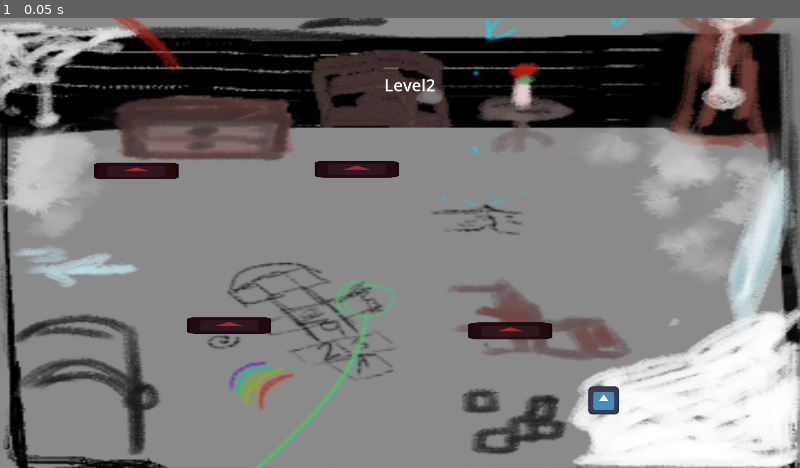
Above: before the commit, frame 1.
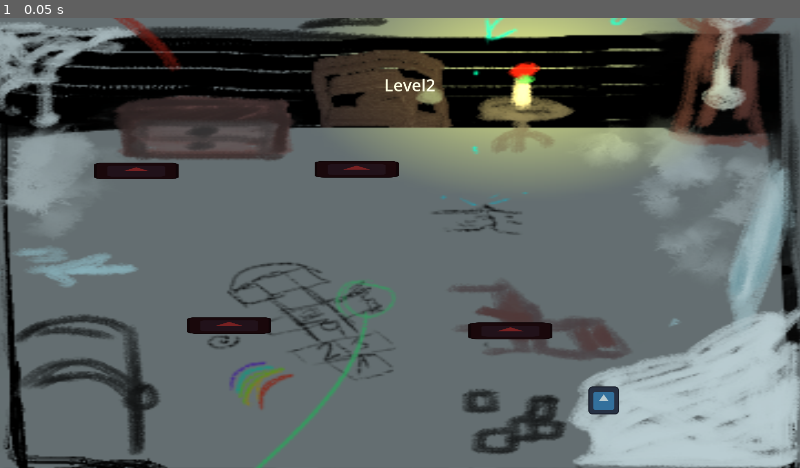
Above: after the commit, the same moment.

Repository: LitaDev-nsfw/gmtk25
Game: Godot game, scene res://scenes/level_2.tscn
Same seed, same stepped clock (60 frames per second), same inputs: the game is played once before the commit and once after it. This scene is started directly instead of the project's main scene. The engine's default icon, where the game draws it, is replaced by a stand-in: a white triangle on a blue panel in a dark square.
Inputs:
- Up to frame 1 (0.05 s): no input

The runs differ from the first frame. In frame 1, 72% of the frame differs, in the area x 0-100%, y 0-100%.

Commit message:
added temp lights

Diff:
--- a/gmtk25/scenes/interactable.tscn
+++ b/gmtk25/scenes/interactable.tscn
@@ -11,6 +11,7 @@
 scene_to_load = ExtResource("2_t8qc4")
 
 [node name="Background" type="Sprite2D" parent="."]
+visible = false
 modulate = Color(0, 0, 0, 1)
 position = Vector2(165.5, 308.5)
 scale = Vector2(4.64826, 2.74375)
--- a/gmtk25/scenes/level_2.tscn
+++ b/gmtk25/scenes/level_2.tscn
@@ -14,11 +14,19 @@
 [sub_resource type="RectangleShape2D" id="RectangleShape2D_y0kc7"]
 size = Vector2(82.9847, 20)
 
+[sub_resource type="Gradient" id="Gradient_y0kc7"]
+offsets = PackedFloat32Array(0, 0.455674)
+colors = PackedColorArray(1, 1, 1, 1, 0, 0, 0, 1)
+
+[sub_resource type="GradientTexture2D" id="GradientTexture2D_ne2mo"]
+gradient = SubResource("Gradient_y0kc7")
+fill = 1
+fill_from = Vector2(0.5, 0.5)
+
 [node name="Level2" type="Node2D"]
 position = Vector2(2, 10)
 script = ExtResource("1_pbc48")
 level_music_layer_1 = ExtResource("2_b4j7a")
-level_music_layer_2 = null
 
 [node name="Sprite2D" type="Sprite2D" parent="."]
 position = Vector2(961, 544)
@@ -77,4 +85,15 @@
 scale = Vector2(19.9547, 7.19743)
 shape = SubResource("RectangleShape2D_y0kc7")
 
+[node name="PointLight2D" type="PointLight2D" parent="."]
+position = Vector2(1255, 116)
+scale = Vector2(27.7909, 15.3432)
+color = Color(1, 1, 0.176471, 1)
+texture = SubResource("GradientTexture2D_ne2mo")
+
+[node name="DirectionalLight2D" type="DirectionalLight2D" parent="."]
+color = Color(0.623988, 0.454981, 0.413849, 1)
+energy = 0.44
+blend_mode = 1
+
 [connection signal="change_level" from="Interactable" to="." method="_change_level"]
--- /dev/null
+++ b/gmtk25/scenes/placed_plank.tscn
@@ -0,0 +1,20 @@
+[gd_scene load_steps=4 format=3 uid="uid://3aurnou1esgf"]
+
+[ext_resource type="Texture2D" uid="uid://cwsajgkrdv3im" path="res://assets/visuals/square.png" id="1_81qes"]
+[ext_resource type="Script" uid="uid://c2n3ttndrlp0q" path="res://scripts/placed_plank.gd" id="1_e88jq"]
+
+[sub_resource type="RectangleShape2D" id="RectangleShape2D_e88jq"]
+size = Vector2(93, 90)
+
+[node name="PlacedPlank" type="CharacterBody2D"]
+collision_layer = 2
+collision_mask = 0
+script = ExtResource("1_e88jq")
+
+[node name="Sprite2D" type="Sprite2D" parent="."]
+scale = Vector2(0.0832972, 0.100715)
+texture = ExtResource("1_81qes")
+
+[node name="CollisionShape2D" type="CollisionShape2D" parent="."]
+position = Vector2(-0.5, -1)
+shape = SubResource("RectangleShape2D_e88jq")
--- a/gmtk25/scenes/void.tscn
+++ b/gmtk25/scenes/void.tscn
@@ -8,6 +8,7 @@
 script = ExtResource("1_ccpoa")
 
 [node name="Area2D" type="Area2D" parent="."]
+collision_mask = 3
 
 [node name="CollisionShape2D" type="CollisionShape2D" parent="Area2D"]
 shape = SubResource("CapsuleShape2D_emvin")
--- a/gmtk25/scripts/event_system.gd
+++ b/gmtk25/scripts/event_system.gd
@@ -4,3 +4,4 @@
 signal player_picked_up_plank
 signal player_fell
 signal remove_player_planks
+signal place_plank
--- a/gmtk25/scripts/game.gd
+++ b/gmtk25/scripts/game.gd
@@ -108,30 +108,33 @@
 			transition(next_level, current_level)
 
 func transition(next_level : Node, current_level : Node) -> void:
-	loop_sound.play()
-	transition_songs(next_level, current_level)
-	var tween = create_tween().set_parallel()
-	tween.tween_property(color_rect, "modulate", Color.BLACK, 2)
-	tween.tween_property(color_rect, "scale", Vector2(5,5), 2)
-	tween.tween_property(color_rect, "position", Vector2(-1000, -1000), 1.5)
-	await tween.finished
-	player.reset_pos()
-	remove_child(current_level)
-	current_level.queue_free()
-	call_deferred("add_child", next_level)
-	await get_tree().create_timer(0.5).timeout
-	color_rect.position = Vector2(0,0)
-	tween = create_tween().set_parallel()
-	tween.tween_property(color_rect, "modulate", Color.TRANSPARENT, 1.5)
-	tween.tween_property(color_rect, "scale", Vector2(1,1), 1.5)
+	if current_level != null and next_level != null:
+		loop_sound.play()
+		transition_songs(next_level, current_level)
+		var tween = create_tween().set_parallel()
+		tween.tween_property(color_rect, "modulate", Color.BLACK, 2)
+		tween.tween_property(color_rect, "scale", Vector2(5,5), 2)
+		tween.tween_property(color_rect, "position", Vector2(-1000, -1000), 1.5)
+		await tween.finished
+		player.reset_pos()
+		if current_level != null and next_level != null:
+			remove_child(current_level)
+			current_level.queue_free()
+			call_deferred("add_child", next_level)
+			await get_tree().create_timer(0.5).timeout
+			color_rect.position = Vector2(0,0)
+			tween = create_tween().set_parallel()
+			tween.tween_property(color_rect, "modulate", Color.TRANSPARENT, 1.5)
+			tween.tween_property(color_rect, "scale", Vector2(1,1), 1.5)
 
 func transition_songs(next_level : Node, current_level : Node) -> void:
-	if next_level.name != current_level.name:
-		audio_manager.crossfade_music_to(next_level.level_music_layer_1)
-		audio_manager.fade_layer_in(next_level.level_music_layer_2)
-	else :
-		audio_manager.crossfade_music_to(current_level.level_music_layer_1)
-		audio_manager.fade_layer_in(current_level.level_music_layer_2)
+	if current_level != null and next_level != null:
+		if next_level.name != current_level.name:
+			audio_manager.crossfade_music_to(next_level.level_music_layer_1)
+			audio_manager.fade_layer_in(next_level.level_music_layer_2)
+		else :
+			audio_manager.crossfade_music_to(current_level.level_music_layer_1)
+			audio_manager.fade_layer_in(current_level.level_music_layer_2)
 
 func show_player_label():
 	player.show_label()
--- a/gmtk25/scripts/level.gd
+++ b/gmtk25/scripts/level.gd
@@ -7,8 +7,9 @@
 @onready var label : Label = $Label
 @export var level_music_layer_1 : AudioStream = preload("res://assets/audio/music/Loop 1.wav")
 @export var level_music_layer_2 : AudioStream = preload("res://assets/audio/music/Loop 2.wav")
-
+var plank_scene : PackedScene = preload("res://scenes/placed_plank.tscn")
 func _ready() -> void:
+	EventSystem.connect("place_plank", place_plank)
 	if label: # set the level name for debugging
 		label.text = name
 		label.position = Vector2(920.0, 123)
@@ -24,3 +25,10 @@
 # called by each levels puzzle
 func _repeat_level() -> void:
 	repeat_level.emit() # will be recieved by game.gd
+
+func place_plank(player_pos : Vector2, direction : Vector2 ) -> void:
+	var plank = plank_scene.instantiate()
+	plank.position = player_pos
+	add_child(plank)
+	var tween = create_tween()
+	tween.tween_property(plank, "position", plank.position + (direction/3), 1)
--- /dev/null
+++ b/gmtk25/scripts/placed_plank.gd
@@ -0,0 +1,2 @@
+extends CharacterBody2D
+class_name PlacedPlank
--- a/gmtk25/scripts/player.gd
+++ b/gmtk25/scripts/player.gd
@@ -5,6 +5,7 @@
 @onready var plank: Sprite2D = $Plank
 @onready var plank_label: Label = $PlankLabel
 var plank_count : int = 0
+var last_direction: Vector2 = Vector2.ZERO
 
 func _ready() -> void:
 	EventSystem.connect("player_picked_up_plank", pick_up_plank)
@@ -34,6 +35,9 @@
 	if Globals.player_can_move:
 		move_and_slide()
 
+	if velocity != Vector2(0,0):
+		last_direction = velocity
+
 # do some animation?
 func _on_area_2d_area_entered(area: Area2D) -> void:
 	pass
@@ -43,6 +47,7 @@
 	tween.tween_property(self, "position", Vector2(150, 150), 0.5)
 
 func show_label() -> void:
+	Globals.player_can_move = true
 	label.text = ""
 	label.show()
 	var tween = create_tween()
@@ -60,11 +65,13 @@
 	plank_label.text = str(plank_count)
 
 func place_plank():
-	plank_count -= 1
-	plank_label.text = str(plank_count)
-	if plank_count == 0:
-		plank.hide()
-		plank_label.hide()
+	if plank_count > 0:
+		EventSystem.place_plank.emit(self.position, last_direction)
+		plank_count -= 1
+		plank_label.text = str(plank_count)
+		if plank_count == 0:
+			plank.hide()
+			plank_label.hide()
 
 func remove_planks():
 	plank_count = 0
@@ -73,5 +80,6 @@
 	plank_label.hide()
 
 func _input(event: InputEvent) -> void:
-	if event.is_action("place"):
+	if event.is_action("place") and event.is_pressed():
+		print("place")
 		place_plank()
--- a/gmtk25/scripts/void.gd
+++ b/gmtk25/scripts/void.gd
@@ -1,5 +1,8 @@
 extends Node2D
+@onready var area_2d: Area2D = $Area2D
 
-func _on_area_2d_body_entered(body: Node2D) -> void:
+func _on_area_2d_body_entered(body) -> void:
 	if body is Player:
 		EventSystem.player_fell.emit()
+	if body is PlacedPlank:
+		queue_free()
Not shown: 1 places in gmtk25/scenes/level_2.tscn that only renumber resources
Not shown, added: gmtk25/scripts/placed_plank.gd.uid
